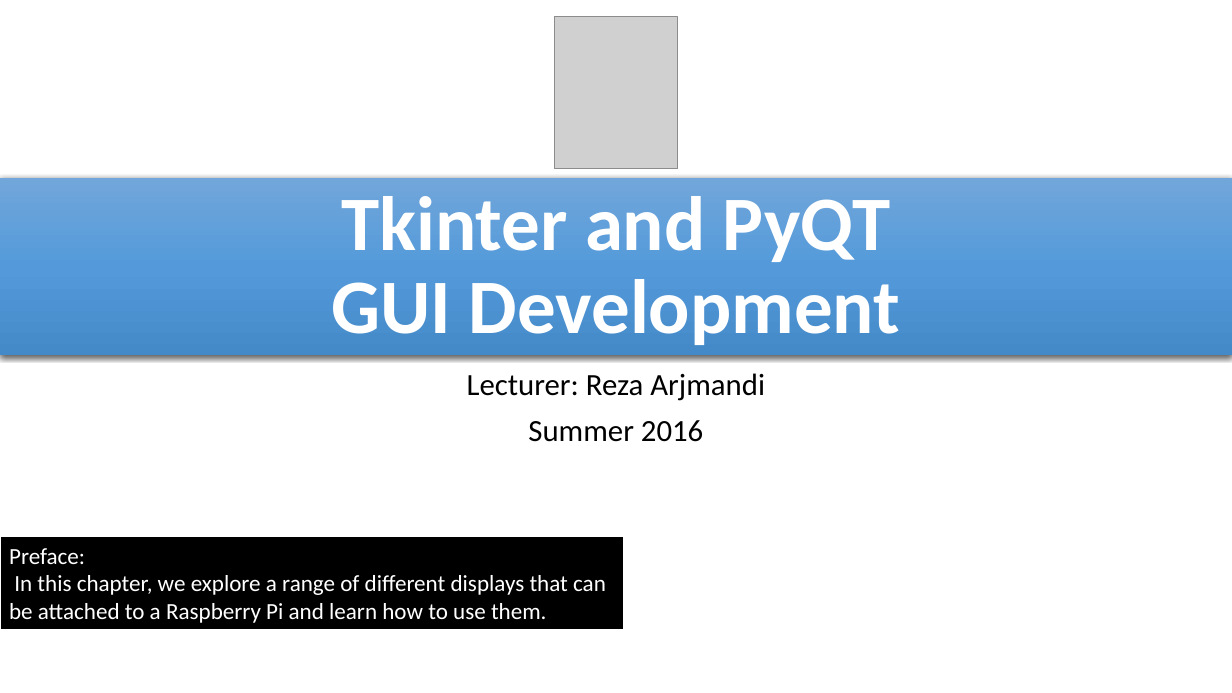
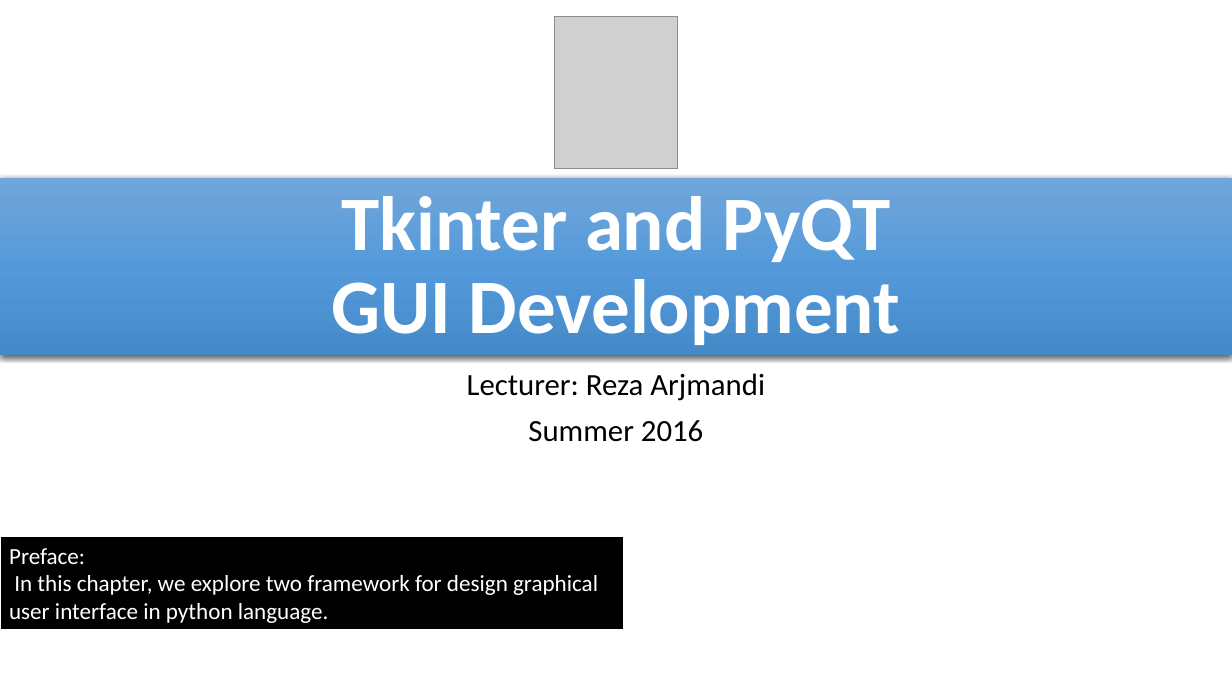
Before and after one commit to reza-arjmandi/rpi-course, a slide deck: slide 1 of session5/presentation/Tkinter and PyQT GUI Development.pptx. Drawn at 1232x693 pixels with LibreOffice and Linux fonts; fonts in the diff are those of the drawing; grey boxes stand for pictures. Boxes give left, top, right and bottom in pixels: in the first picture for what was removed or moved away, otherwise in the second. Text is boxed around its words. In the diff, an @@ line names an element or a change of style, - is before the commit and + after.

```diff
--- a/session5/presentation/Tkinter and PyQT GUI Development.pptx
+++ b/session5/presentation/Tkinter and PyQT GUI Development.pptx
@@ text in rectangle at [9, 575, 598, 623]: text changed @@
-In this chapter, we explore a range of different displays that can be attached to a Raspberry Pi and learn how to use them.
+In this chapter, we explore two framework for design graphical user interface in python language.
```
Also in this commit, not shown: 33 other slides changed, 2 slides removed, 16 other files.
